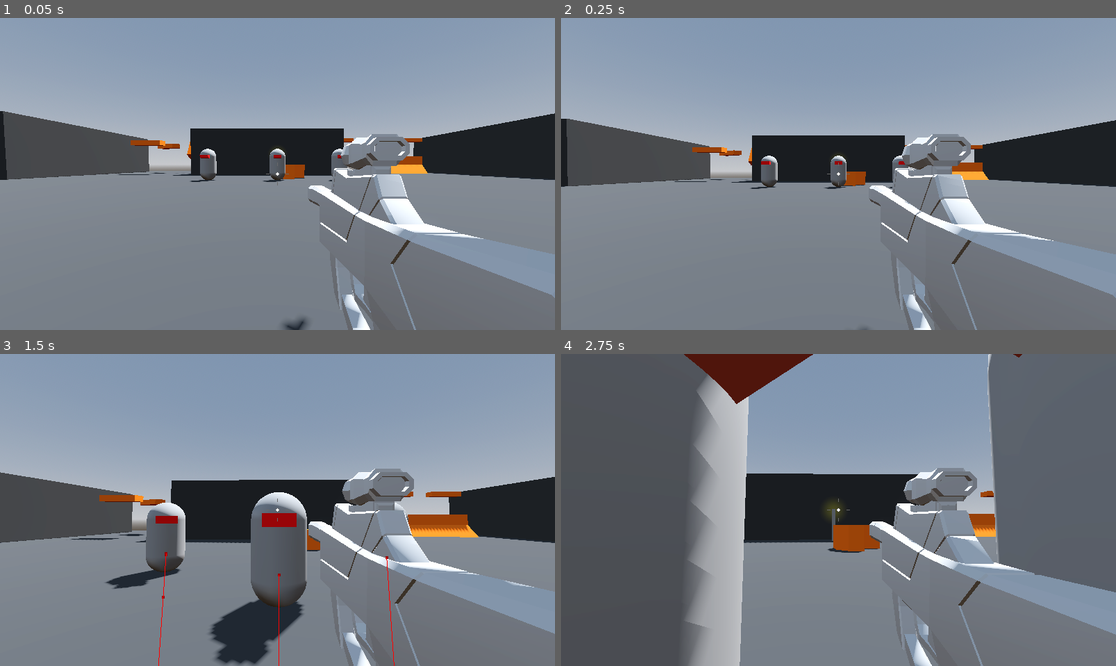
Above: before the commit, frames 1-4 (two rows, left to right).
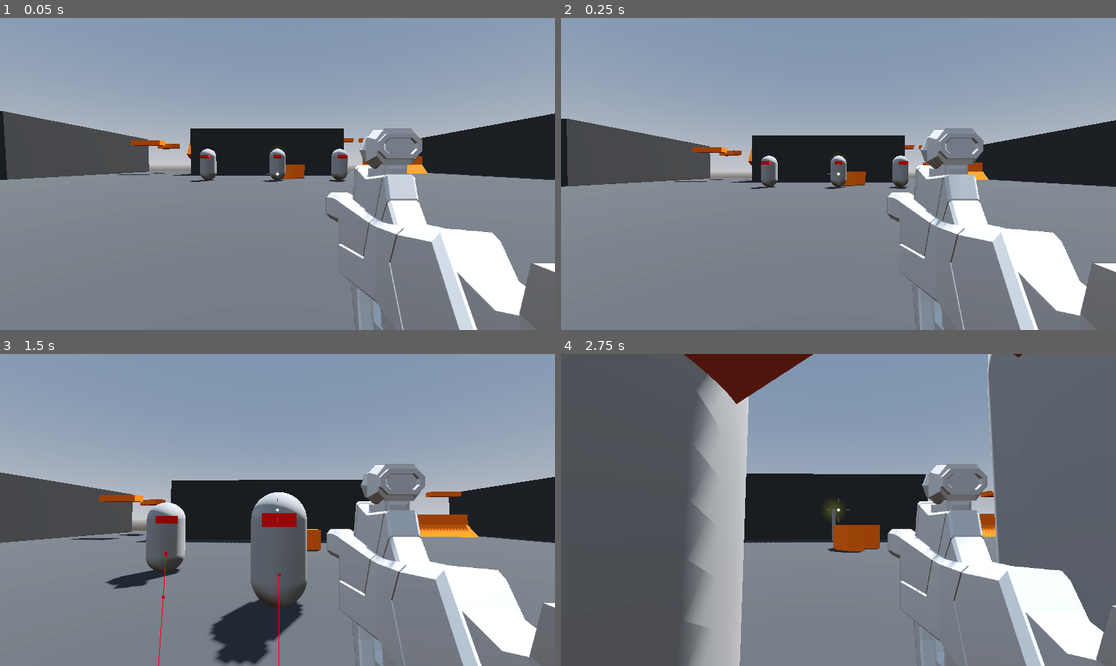
Above: after the commit, the same moments.

Repository: AlexanderMendivil/robo-rampage
Game: Godot game, scene res://levels/SandBox.tscn
Same seed, same stepped clock (60 frames per second), same inputs: the game is played once before the commit and once after it.
Inputs (mouse positions are in pixels of both pictures, inside the frame that each line leads up to):
- Up to frame 1 (0.05 s): no input
- Up to frame 2 (0.25 s): no input
- Up to frame 3 (1.5 s): move the mouse to (305, 510) at 0.52 s; press the mouse at (305, 510) at 0.53 s; hold W (move_forward) from 0.53 s (still down); tap Space (jump) at 0.77 s; move the mouse to (249, 510) at 1.27 s; release the mouse at (249, 510) at 1.28 s; click (249, 510) at 1.35 s
- Up to frame 4 (2.75 s): keep holding W (move_forward); tap Space (jump) at 1.52 s; move the mouse to (849, 503) at 2.02 s; press the mouse at (849, 503) at 2.03 s

The runs differ from the first frame. In frame 1, 7.9% of the frame differs, in the area x 51-100%, y 35-100%; in frame 2, 7.9%; in frame 3, 8.3%; in frame 4, 8.4%, in the area x 55-100%, y 35-100%.

Commit message:
second camera

Diff:
--- a/player/player.tscn
+++ b/player/player.tscn
@@ -23,9 +23,13 @@
 [node name="SmoothCamera" type="Camera3D" parent="CameraPivot" groups=["CAMERA"]]
 transform = Transform3D(1, 0, 0, 0, 0.997989, 0.0633828, 0, -0.0633828, 0.997989, 0, 0.5, 0)
 top_level = true
+cull_mask = 1048573
 script = ExtResource("2_dw4v6")
 
 [node name="SMG" parent="CameraPivot/SmoothCamera" instance=ExtResource("3_msyvl")]
+
+[node name="RemoteTransform3D" type="RemoteTransform3D" parent="CameraPivot/SmoothCamera"]
+remote_path = NodePath("../../../SubViewportContainer/SubViewport/WeaponCamera")
 
 [node name="CenterContainer" type="CenterContainer" parent="."]
 anchors_preset = 15
@@ -37,3 +41,22 @@
 [node name="Crosshair" type="Control" parent="CenterContainer"]
 layout_mode = 2
 script = ExtResource("3_74rnx")
+
+[node name="SubViewportContainer" type="SubViewportContainer" parent="."]
+anchors_preset = 15
+anchor_right = 1.0
+anchor_bottom = 1.0
+grow_horizontal = 2
+grow_vertical = 2
+stretch = true
+
+[node name="SubViewport" type="SubViewport" parent="SubViewportContainer"]
+transparent_bg = true
+handle_input_locally = false
+size = Vector2i(1152, 648)
+render_target_update_mode = 4
+
+[node name="WeaponCamera" type="Camera3D" parent="SubViewportContainer/SubViewport"]
+transform = Transform3D(1, 0, 0, 0, 0.997989, 0.0633828, 0, -0.0633828, 0.997989, 0, 0.5, 0)
+cull_mask = 2
+fov = 40.0
--- a/weapons/smg.tscn
+++ b/weapons/smg.tscn
@@ -31,10 +31,38 @@
 weapon_mesh = NodePath("SMG")
 
 [node name="SMG" parent="." index="1" instance=ExtResource("2_5r4b5")]
-transform = Transform3D(1, 0, 0, 0, 1, 0, 0, 0, 1, 0.3, -0.2, -0.5)
+transform = Transform3D(1, 0, 0, 0, 1, 0, 0, 0, 1, 0.3, -0.2, -1)
+
+[node name="Suppressors_003" parent="SMG" index="0"]
+layers = 2
+
+[node name="Part_024" parent="SMG" index="1"]
+layers = 2
+
+[node name="Rail_009" parent="SMG" index="2"]
+layers = 2
+
+[node name="Grip_017" parent="SMG" index="3"]
+layers = 2
+
+[node name="Charger_011" parent="SMG" index="4"]
+layers = 2
+
+[node name="Scope_016" parent="SMG" index="5"]
+layers = 2
+
+[node name="Part_029" parent="SMG" index="6"]
+layers = 2
+
+[node name="Part_030" parent="SMG" index="7"]
+layers = 2
+
+[node name="Gun butt_012" parent="SMG" index="8"]
+layers = 2
 
 [node name="MuzzleFlash" type="GPUParticles3D" parent="." index="3"]
-transform = Transform3D(1, 0, 0, 0, 1, 0, 0, 0, 1, 0.302163, -0.148727, -1.64562)
+transform = Transform3D(1, 0, 0, 0, 1, 0, 0, 0, 1, 0.302163, -0.148727, -2.2615)
+layers = 2
 material_override = SubResource("StandardMaterial3D_k8ugt")
 cast_shadow = 0
 emitting = false
@@ -45,3 +73,5 @@
 local_coords = true
 process_material = SubResource("ParticleProcessMaterial_qae2i")
 draw_pass_1 = SubResource("BoxMesh_krh83")
+
+[editable path="SMG"]
